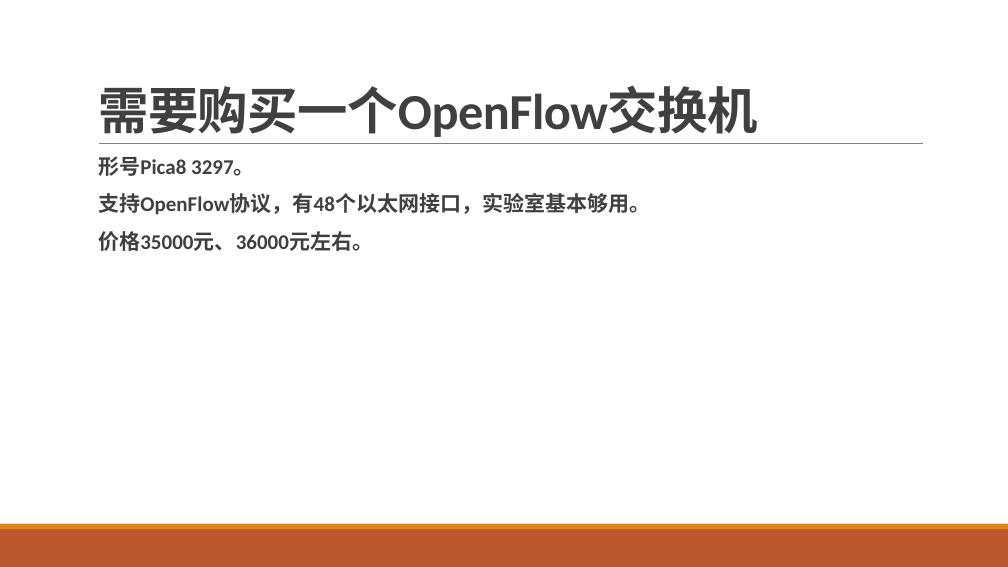
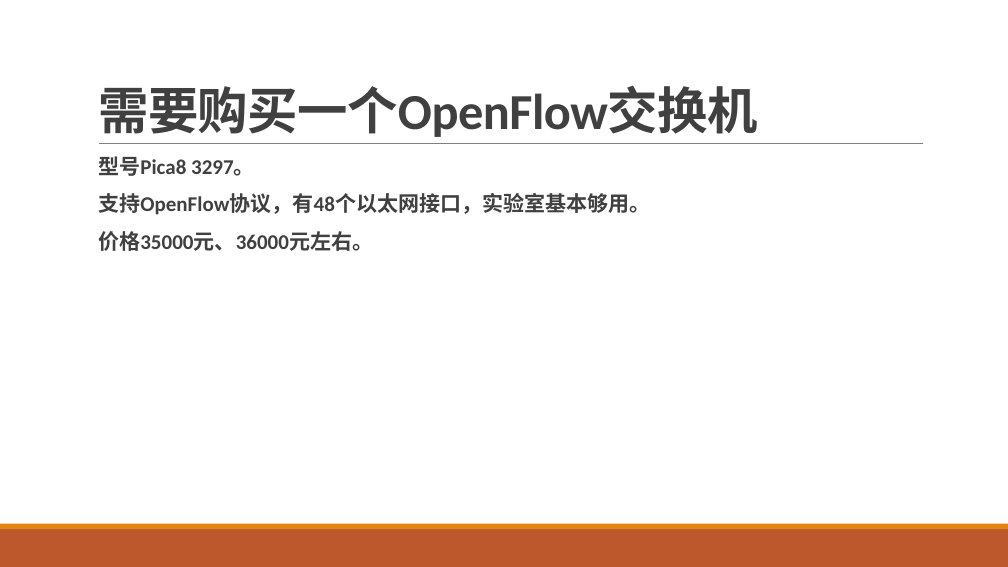
Before and after one commit to gittry1/gittry1.github.io, a slide deck: slide 5 of sysdjsdn/sysdjsdn.pptx. Drawn at 1008x567 pixels with LibreOffice and Linux fonts; fonts in the diff are those of the drawing. Boxes give left, top, right and bottom in pixels: in the first picture for what was removed or moved away, otherwise in the second. Text is boxed around its words. In the diff, an @@ line names an element or a change of style, - is before the commit and + after.

```diff
--- a/sysdjsdn/sysdjsdn.pptx
+++ b/sysdjsdn/sysdjsdn.pptx
@@ text at (x1=98, y1=156, x2=255, y2=176): text changed @@
-  形号Pica8 3297。
+  型号Pica8 3297。
```
Also in this commit, not shown: 1 other slide changed, 1 other file.
